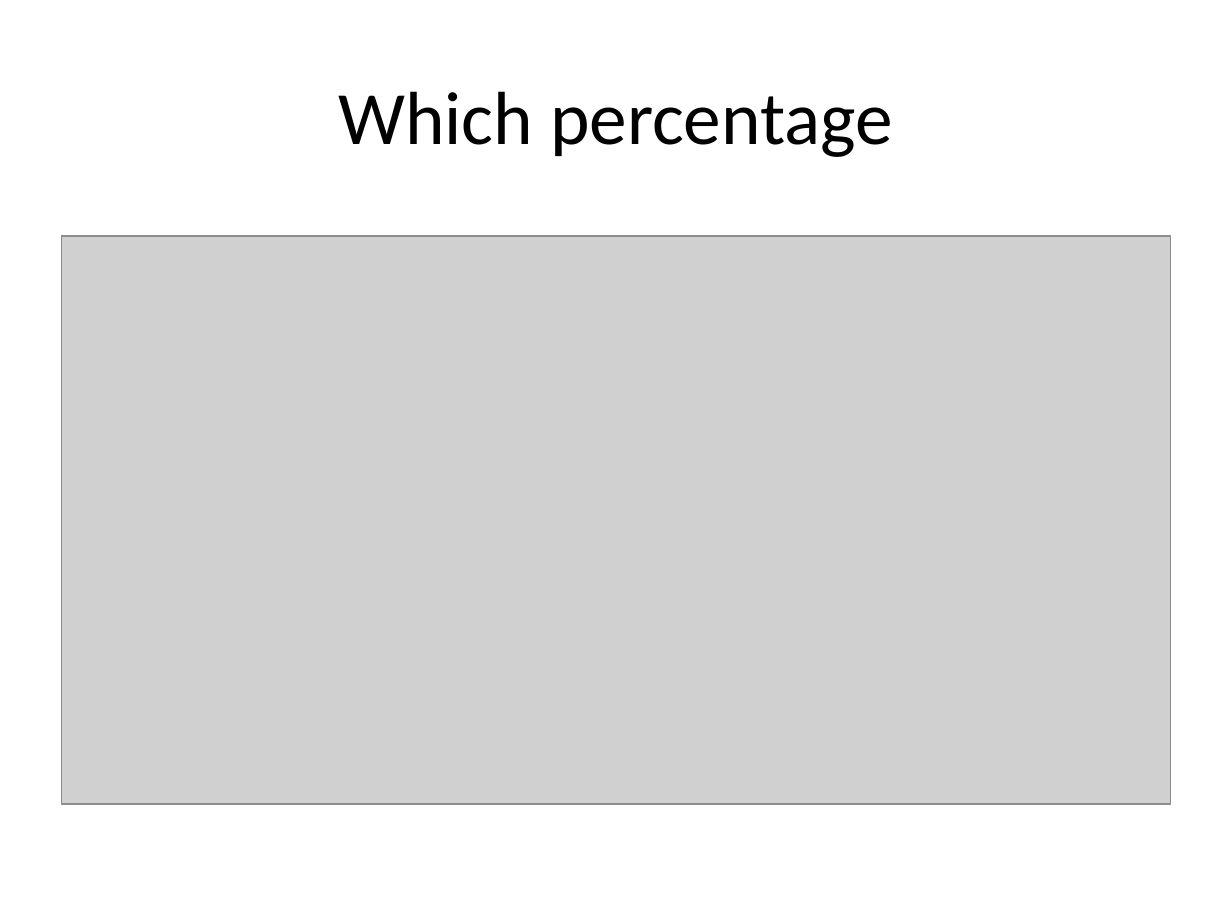
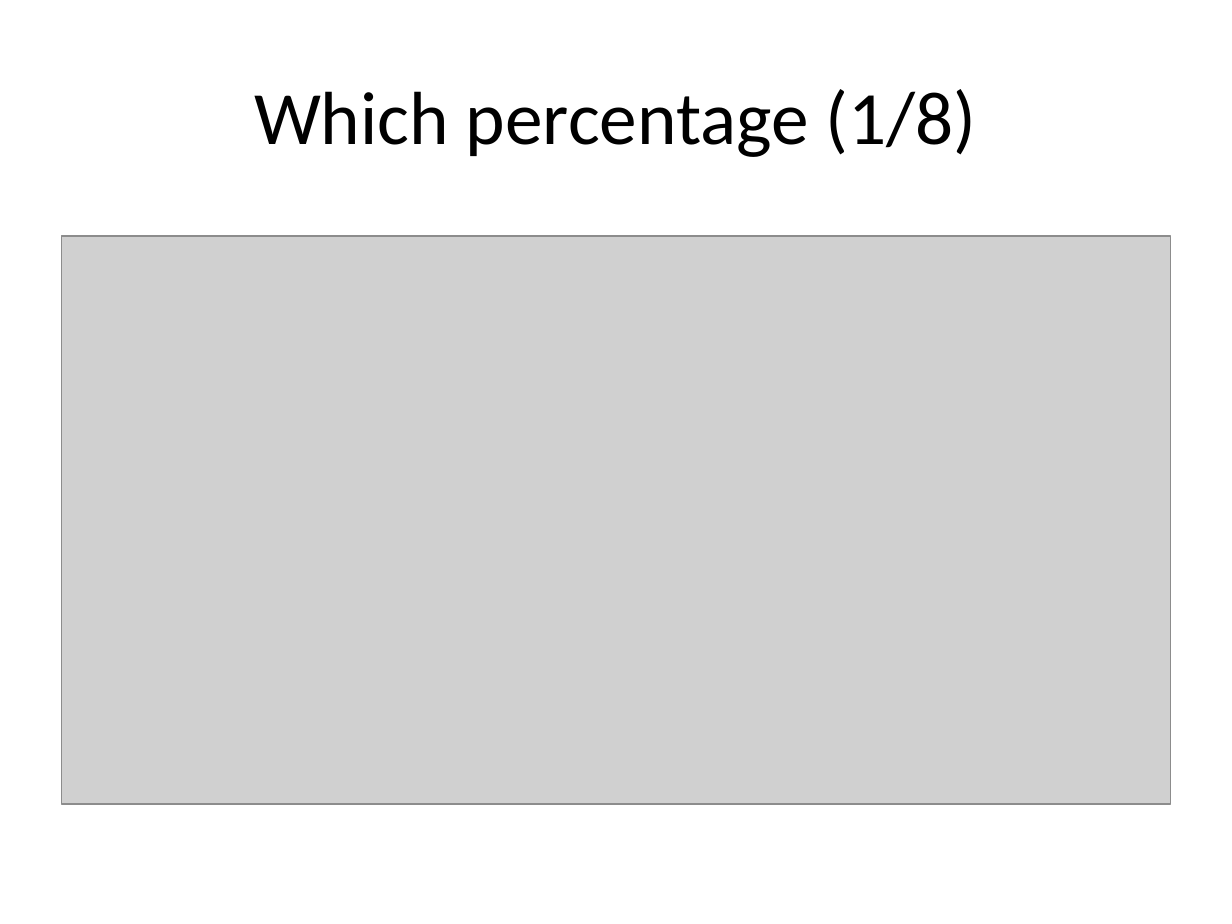
Before and after one commit to pmean/data-visualization, a slide deck: slide 18 of data-viz-02/component/recommendations-barcharts.pptx (slide 17 before the commit). Drawn at 1232x924 pixels with LibreOffice and Linux fonts; fonts in the diff are those of the drawing; grey boxes stand for pictures. Boxes give left, top, right and bottom in pixels: in the first picture for what was removed or moved away, otherwise in the second. Text is boxed around its words. In the diff, an @@ line names an element or a change of style, - is before the commit and + after.

```diff
--- a/data-viz-02/component/recommendations-barcharts.pptx
+++ b/data-viz-02/component/recommendations-barcharts.pptx
@@ title at <box>254,89,977,157</box>: text changed @@
-Which percentage
+Which percentage (1/8)
```
Also in this commit, not shown: 3 other slides changed, 6 slides added, 3 slides removed, 44 other files.
